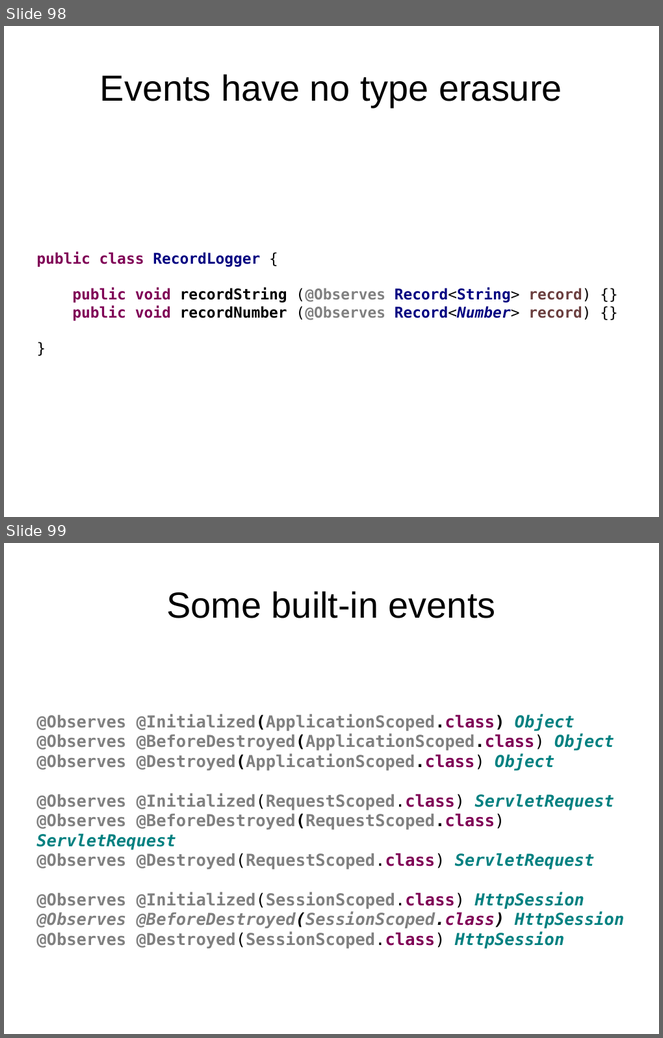
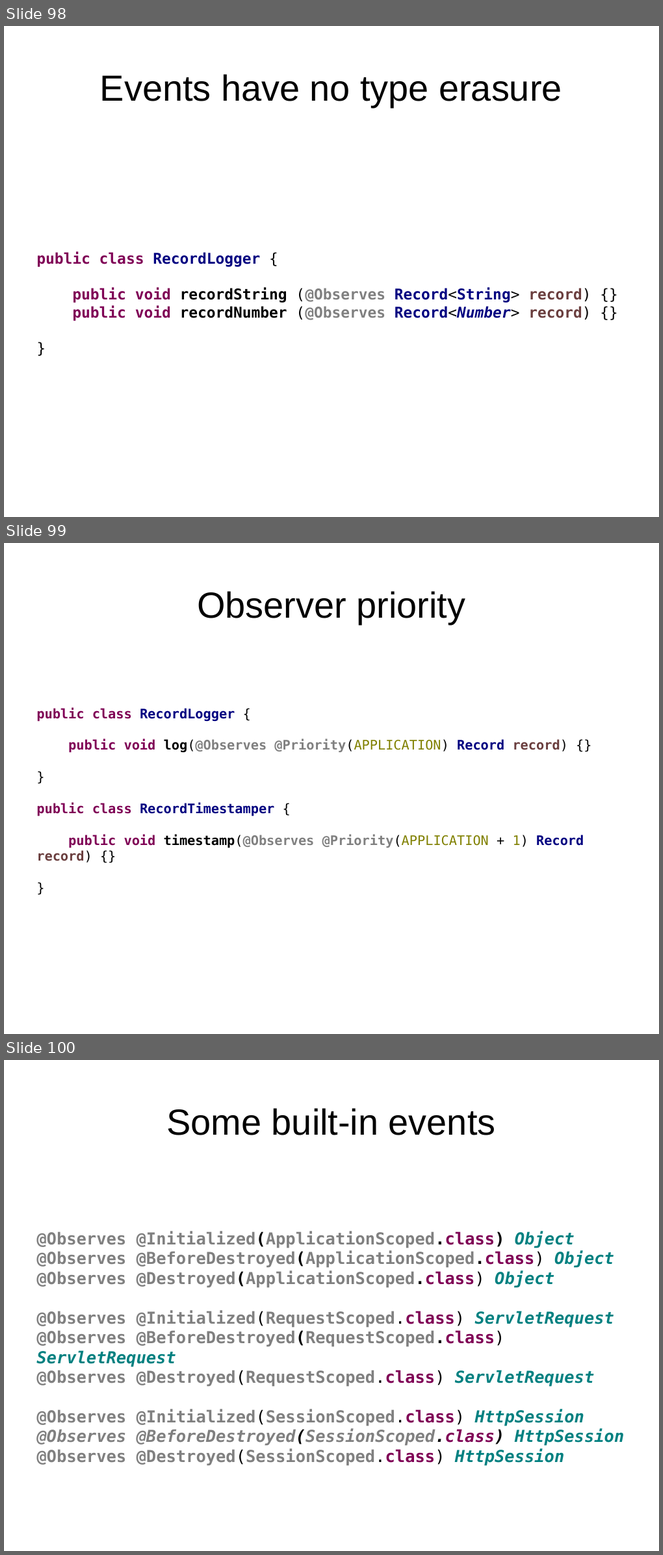
Before and after one commit to FrigoCoder/CDI, a slide deck: CDI.odp. Shown one above the other, each under a label of ours: slides 98 and 99 before the commit, slides 98, 99 and 100 after it. The pictures are 663x1038 and 663x1555 pixels, drawn with LibreOffice and Linux fonts; fonts in the diff are those of the drawing. Boxes give left, top, right and bottom in pixels: in the first picture for what was removed or moved away, otherwise in the second. Text is boxed around its words. In the diff, an @@ line names an element or a change of style, - is before the commit and + after.

```diff
--- a/CDI.odp
+++ b/CDI.odp
@@ slide 99 added at (4,543,659,1034), background #FFFFFF @@
@@ title added at (197,591,466,624), 44 pt, text #000000 @@
+Observer priority
@@ text added at (36,707,584,863), 16 pt, text #7F0055, bold @@
+public class RecordLogger {
+public void log(@Observes @Priority(APPLICATION) Record record) {}
+}
+public class RecordTimestamper {
+public void timestamp(@Observes @Priority(APPLICATION + 1) Record record) {}
+}
@@ what was slide 99 is now slide 100 @@
```
Also in this commit, not shown: 2 slides changed.
